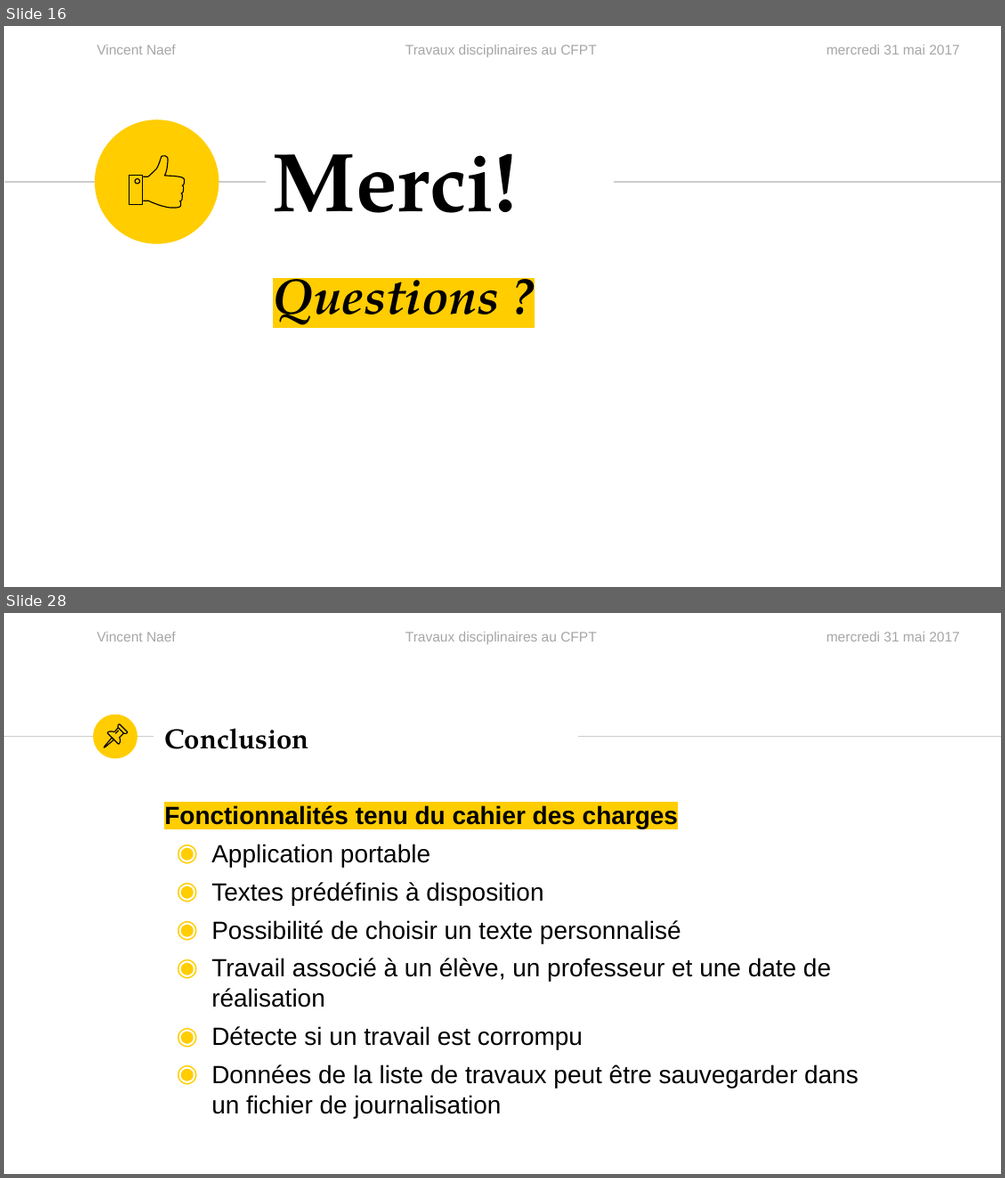
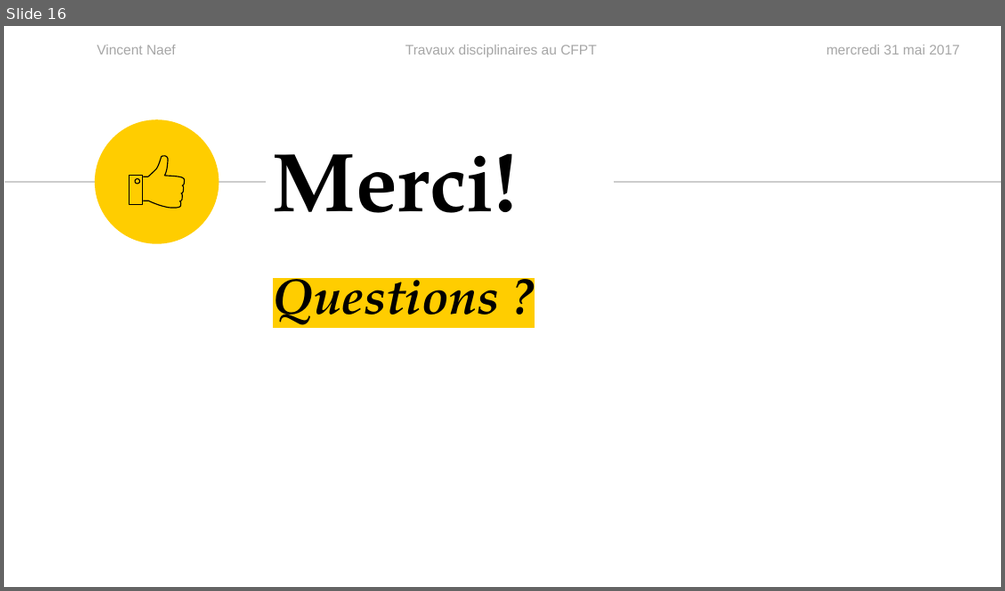
Before and after one commit to vinelo/TPI, a slide deck: Présentation/PresentationTPI.pptx. Shown one above the other, each under a label of ours: slides 16 and 28 before the commit, slide 16 after it; the slides between them are not shown. The pictures are 1005x1178 and 1005x591 pixels, drawn with LibreOffice and Linux fonts; fonts in the diff are those of the drawing. Boxes give left, top, right and bottom in pixels: in the first picture for what was removed or moved away, otherwise in the second. Text is boxed around its words. In the diff, an @@ line names an element or a change of style, - is before the commit and + after.

```diff
--- a/Présentation/PresentationTPI.pptx
+++ b/Présentation/PresentationTPI.pptx
@@ slide 28 removed at bbox=[4, 613, 1001, 1174], background #FFFFFF; not listed: 3 template elements that a slide beside it also shows @@
@@ ellipse removed at bbox=[93, 714, 137, 759] @@
@@ line removed from (4, 737) to (154, 737) @@
@@ group removed at bbox=[104, 724, 127, 747]: 4 freeform shapes @@
@@ title removed at bbox=[164, 728, 309, 749] @@
-Conclusion
@@ line removed from (578, 737) to (1001, 737) @@
@@ text removed at bbox=[164, 805, 858, 1118] @@
-Fonctionnalités tenu du cahier des charges
-◉ Application portable
-◉ Textes prédéfinis à disposition
-◉ Possibilité de choisir un texte personnalisé
-◉ Travail associé à un élève, un professeur et une date de réalisation
-◉ Détecte si un travail est corrompu
-◉ Données de la liste de travaux peut être sauvegarder dans un fichier de journalisation
```
Also in this commit, not shown: 1 slide changed, 43 other slides removed, 1 other file.
